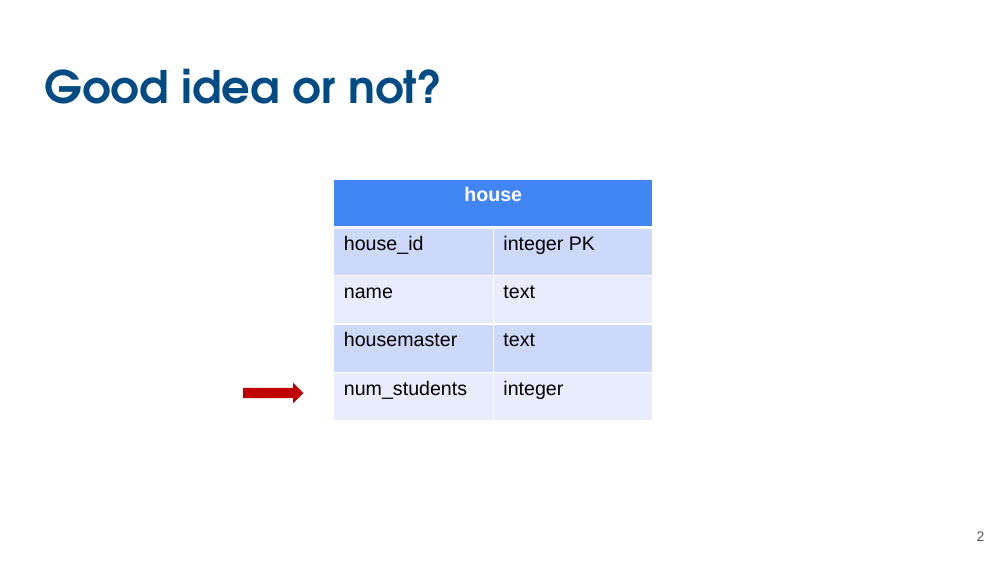
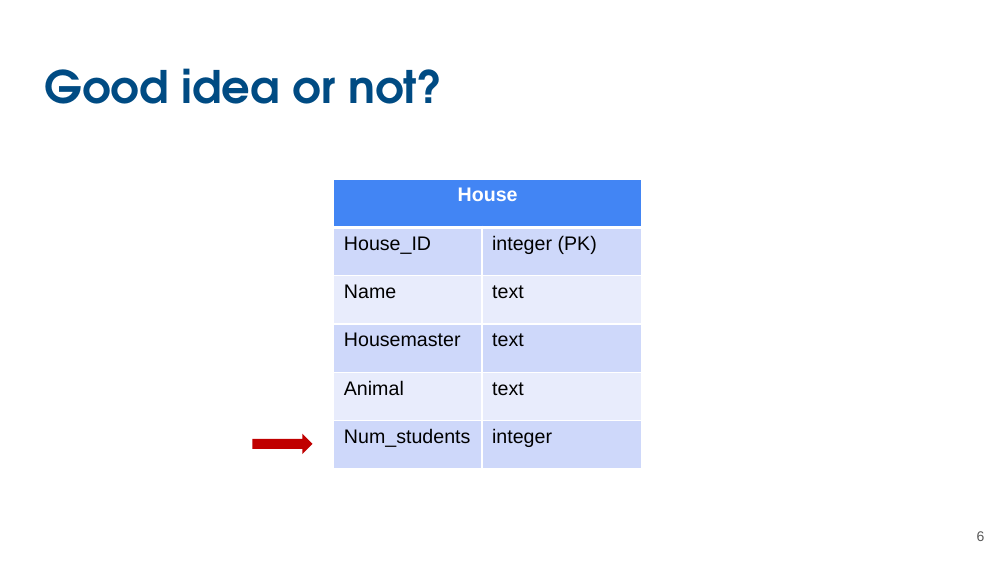
Before and after one commit to UCSB-Library-Research-Data-Services/bren-eds213, a slide deck: slide 6 of modules/week03/slides-03.pptx (slide 2 before the commit). Drawn at 1008x567 pixels with LibreOffice and Linux fonts; fonts in the diff are those of the drawing. Boxes give left, top, right and bottom in pixels: in the first picture for what was removed or moved away, otherwise in the second. Text is boxed around its words. In the diff, an @@ line names an element or a change of style, - is before the commit and + after.

```diff
--- a/modules/week03/slides-03.pptx
+++ b/modules/week03/slides-03.pptx
@@ table at bbox=[334, 179, 641, 470] @@
-row 1: house | 
-row 2: house_id | integer PK
-row 3: name | text
-row 4: housemaster | text
-row 5: num_students | integer
+row 1: House | 
+row 2: House_ID | integer (PK)
+row 3: Name | text
+row 4: Housemaster | text
+row 5: Animal | text
+row 6: Num_students | integer
@@ table: place and size @@
-table at bbox=[334, 179, 652, 421]
+table at bbox=[334, 179, 641, 470]
@@ right arrow: place and size @@
-right arrow at bbox=[243, 383, 303, 403]
+right arrow at bbox=[252, 433, 312, 454]
@@ page number at bbox=[977, 531, 985, 541]: text changed @@
-2
+6
```
Also in this commit, not shown: 2 other slides changed, 5 slides added, 4 slides removed.
